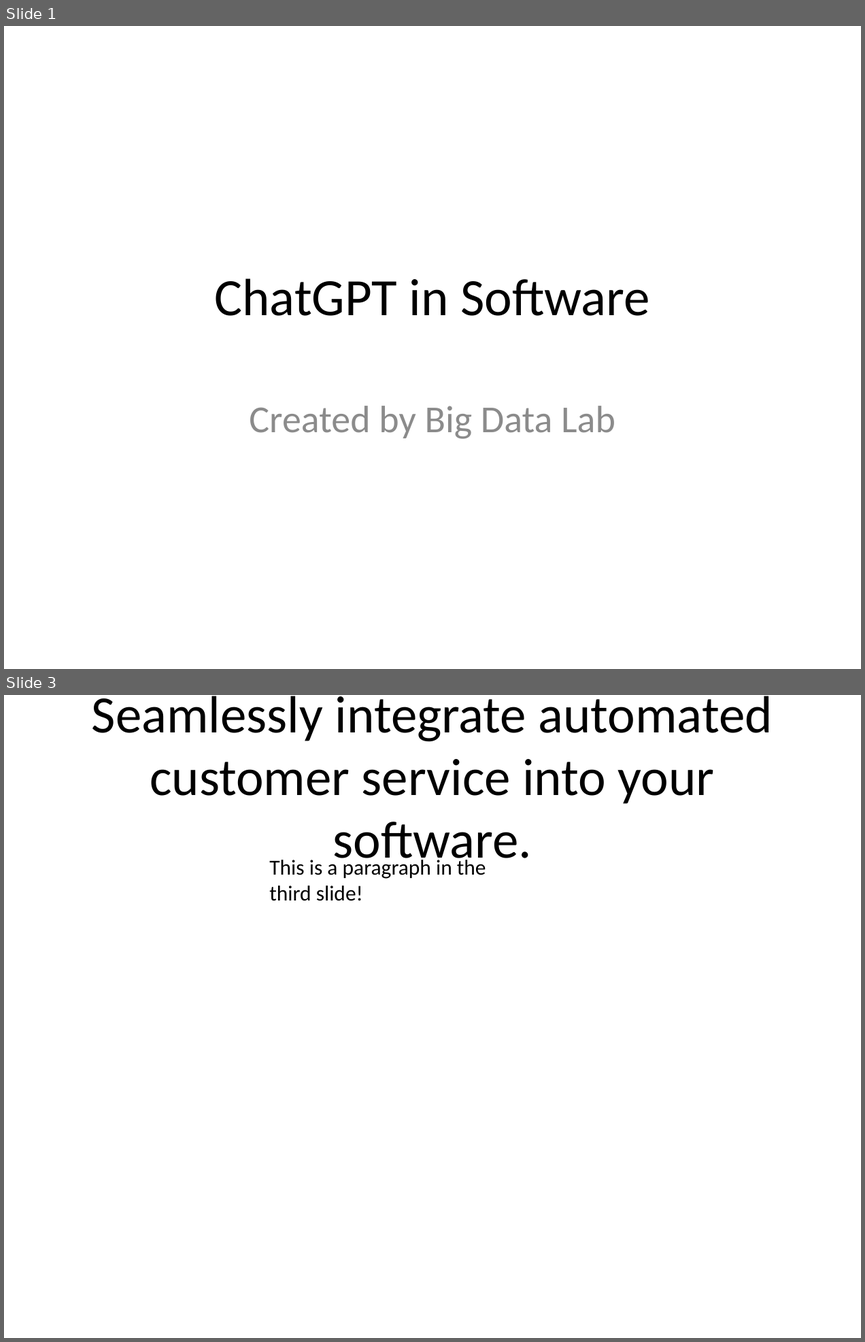
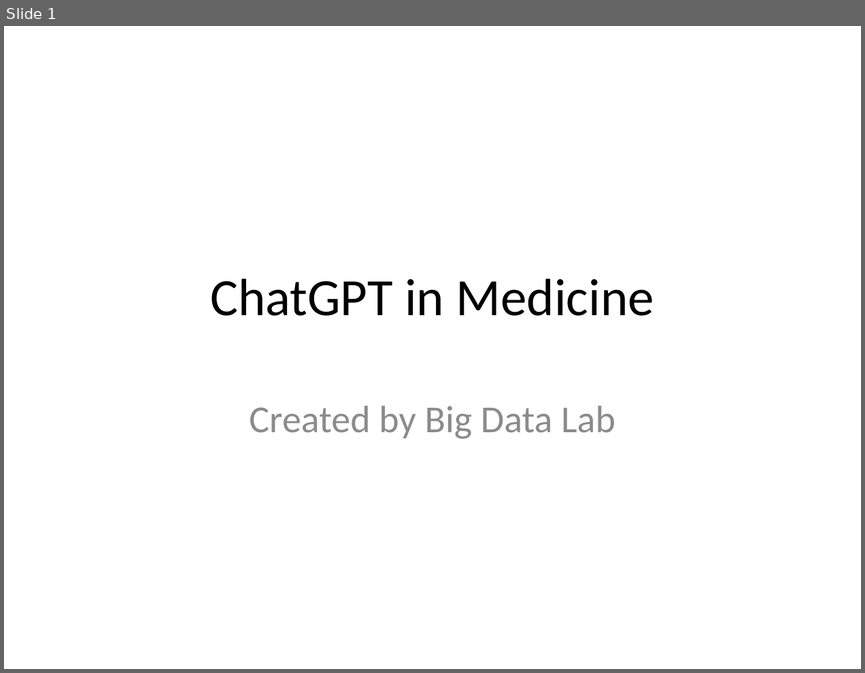
Before and after one commit to bithabib/create_ppt_using_chatgpt, a slide deck: First_presentation.pptx. Shown one above the other, each under a label of ours: slides 1 and 3 before the commit, slide 1 after it; the slides between them are not shown. The pictures are 865x1342 and 865x673 pixels, drawn with LibreOffice and Linux fonts; fonts in the diff are those of the drawing. Boxes give left, top, right and bottom in pixels: in the first picture for what was removed or moved away, otherwise in the second. Text is boxed around its words. In the diff, an @@ line names an element or a change of style, - is before the commit and + after.

```diff
--- a/First_presentation.pptx
+++ b/First_presentation.pptx
@@ slide 3 removed at [4,695,861,1338], background #FFFFFF @@
@@ title removed at [92,696,772,870] @@
-Seamlessly integrate automated customer service into your software.
@@ text removed at [269,856,486,901] @@
-This is a paragraph in the third slide!
@@ slide 1 changed as well @@
@@ title at [210,278,654,316]: text changed @@
-ChatGPT in Software
+ChatGPT in Medicine
```
Also in this commit, not shown: 1 other slide removed, 3 other files.
